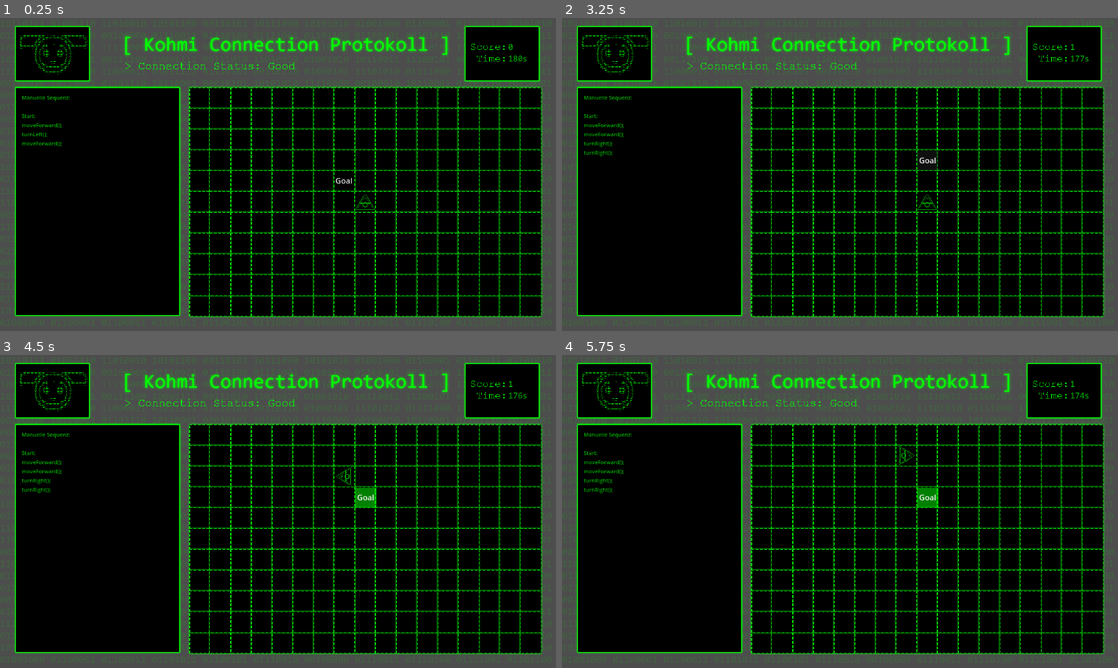
Above: before the commit, frames 1-4 (two rows, left to right).
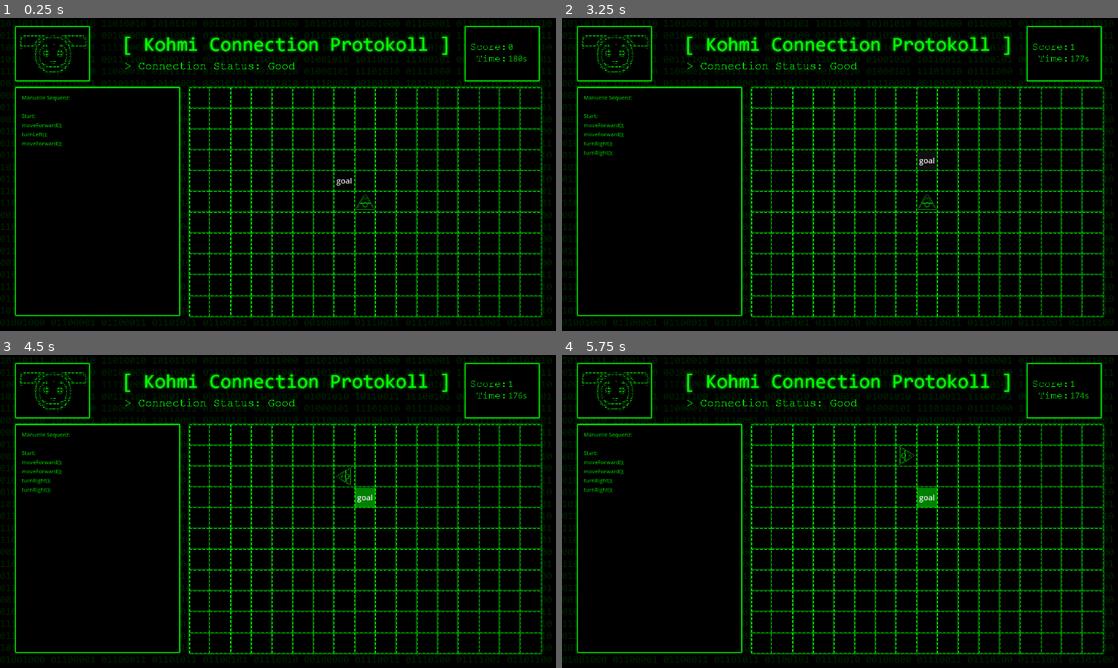
Above: after the commit, the same moments.

Repository: julixus/kohmi_games_v2
Game: Godot game, scene res://scenes/pseudocode.tscn
The game is run twice, just before and just after one commit, with the same random seed, the same clock (stepped at 60 frames per second) and the same inputs. This scene is started directly instead of the project's main scene.
Inputs (mouse positions are in pixels of both pictures, inside the frame that each line leads up to):
- Up to frame 1 (0.25 s): no input
- Up to frame 2 (3.25 s): click "Goal" (after the commit: "goal") at 0.5 s; move the mouse to (928, 202) at 1.27 s; hold D (TurnRight) 1.28-2.03 s; tap W (Move) at 1.35, 2.1, 2.85 s; click (928, 202) at 1.42 s; tap Enter at 2 s; move the mouse to (728, 190) at 2.02 s; hold A (TurnLeft) 2.03-2.78 s; click (728, 190) at 2.17 s; tap Space at 2.75 s; move the mouse to (895, 105) at 2.77 s; hold D (TurnRight) from 2.78 s (still down); click (895, 105) at 2.92 s
- Up to frame 3 (4.5 s): tap Enter at 3.5 s; move the mouse to (250, 574) at 3.52 s; tap W (Move) at 3.6, 4.35 s; click (250, 574) at 3.67 s; tap Space at 4.25 s; move the mouse to (444, 558) at 4.27 s; release D (TurnRight) at 4.28 s; hold A (TurnLeft) from 4.28 s (still down); click (444, 558) at 4.42 s
- Up to frame 4 (5.75 s): keep holding A (TurnLeft); tap Enter at 5 s; move the mouse to (673, 464) at 5.02 s; tap W (Move) at 5.1 s; click (673, 464) at 5.17 s

The runs differ from the first frame. In frame 1, 27% of the frame differs, in the area x 0-100%, y 0-100%; in frame 2, 27%; in frame 3, 27%; in frame 4, 27%.

Commit message:
Update pseudocode.tscn

Diff:
--- a/scenes/pseudocode.tscn
+++ b/scenes/pseudocode.tscn
@@ -1,9 +1,12 @@
-[gd_scene load_steps=19 format=3 uid="uid://g3yb1qrf5bnm"]
+[gd_scene load_steps=20 format=3 uid="uid://g3yb1qrf5bnm"]
 
 [ext_resource type="Script" uid="uid://o5a8r1v4mesh" path="res://scripts/pseudocode.gd" id="1_n8srr"]
 [ext_resource type="Texture2D" uid="uid://b7q8mqaqqf5ry" path="res://res/pseudocode_bg.png" id="2_07wj8"]
 [ext_resource type="FontFile" uid="uid://modbqwkkpyfv" path="res://res/CONSOLA.TTF" id="3_11llr"]
 [ext_resource type="Texture2D" uid="uid://h01yexu8lexf" path="res://res/Unbenannt.jpg" id="4_5o0ki"]
+
+[sub_resource type="StyleBoxFlat" id="StyleBoxFlat_5o0ki"]
+bg_color = Color(0, 0, 0, 1)
 
 [sub_resource type="RectangleShape2D" id="RectangleShape2D_5o0ki"]
 size = Vector2(727.5, 475)
@@ -38,6 +41,14 @@
 [node name="Pseudocode" type="Node2D"]
 position = Vector2(184, 181)
 script = ExtResource("1_n8srr")
+
+[node name="Panel" type="Panel" parent="."]
+offset_left = -585.0
+offset_top = -343.0
+offset_right = 583.0
+offset_bottom = 336.0
+mouse_filter = 2
+theme_override_styles/panel = SubResource("StyleBoxFlat_5o0ki")
 
 [node name="Timer" type="Timer" parent="."]
 autostart = true
@@ -146,7 +157,7 @@
 theme_override_styles/pressed = SubResource("StyleBoxEmpty_5o0ki")
 theme_override_styles/normal_mirrored = SubResource("StyleBoxEmpty_npq0p")
 theme_override_styles/normal = SubResource("StyleBoxFlat_07wj8")
-text = "Goal"
+text = "goal"
 metadata/_edit_use_anchors_ = true
 
 [node name="Score_Label" type="Label" parent="UI"]
